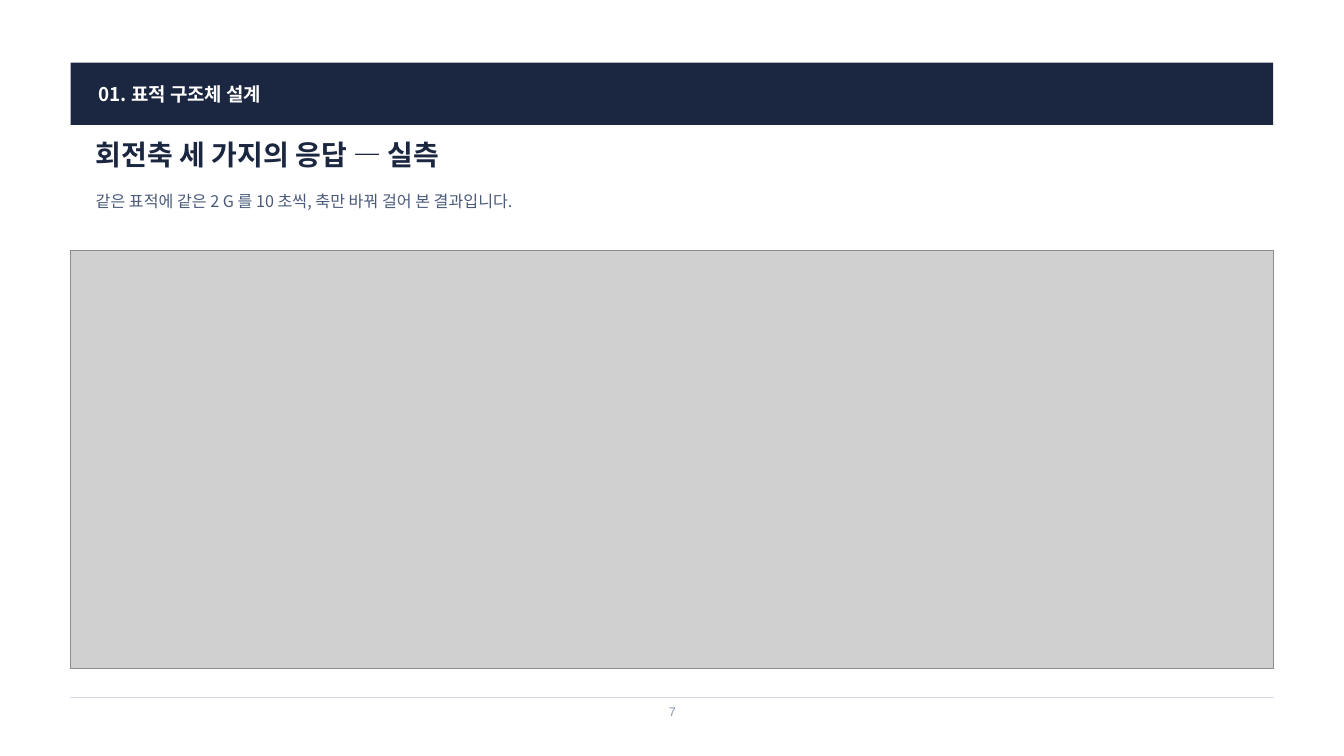
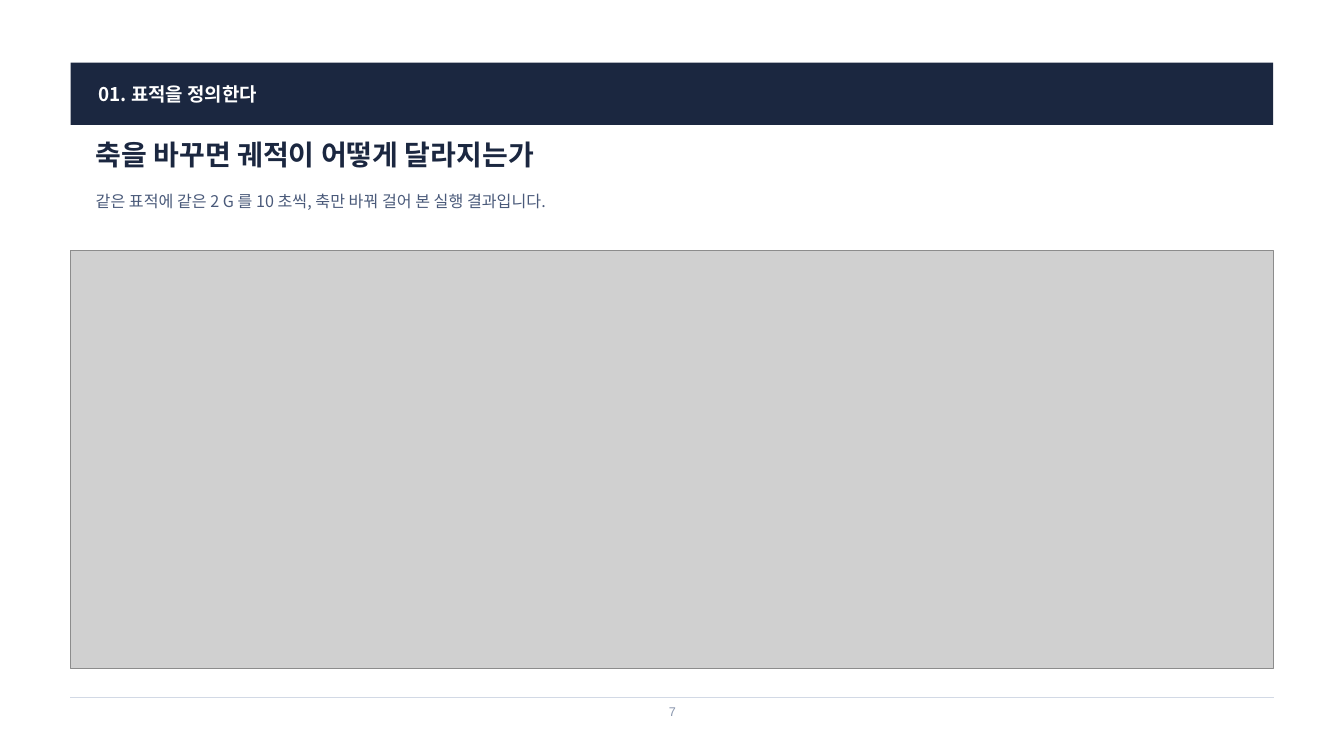
Before and after one commit to harley-hwan/radar-sw-study, a slide deck: slide 7 of Part3_TargetSim/ref/산출물/Chapter3_TargetSim.pptx. Drawn at 1344x756 pixels with LibreOffice and Linux fonts; fonts in the diff are those of the drawing; grey boxes stand for pictures. Boxes give left, top, right and bottom in pixels: in the first picture for what was removed or moved away, otherwise in the second. Text is boxed around its words. In the diff, an @@ line names an element or a change of style, - is before the commit and + after.

```diff
--- a/Part3_TargetSim/ref/산출물/Chapter3_TargetSim.pptx
+++ b/Part3_TargetSim/ref/산출물/Chapter3_TargetSim.pptx
@@ text at (99,85,256,103): text changed @@
-01. 표적 구조체 설계
+01. 표적을 정의한다
@@ text at (96,141,534,168): text changed @@
-회전축 세 가지의 응답 — 실측
+축을 바꾸면 궤적이 어떻게 달라지는가
@@ text at (96,193,546,210): text changed @@
-같은 표적에 같은 2 G 를 10 초씩, 축만 바꿔 걸어 본 결과입니다.
+같은 표적에 같은 2 G 를 10 초씩, 축만 바꿔 걸어 본 실행 결과입니다.
```
Also in this commit, not shown: 12 other slides changed, 4 slides added, 6 slides removed, 25 other files.
